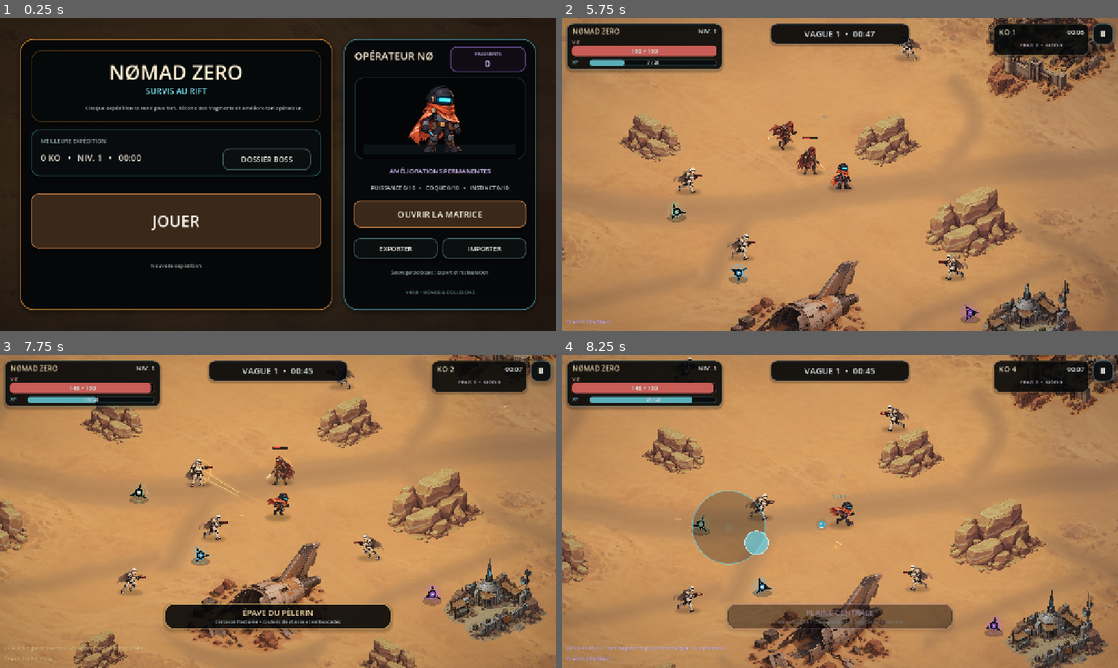
Above: before the commit, frames 1-4 (two rows, left to right).
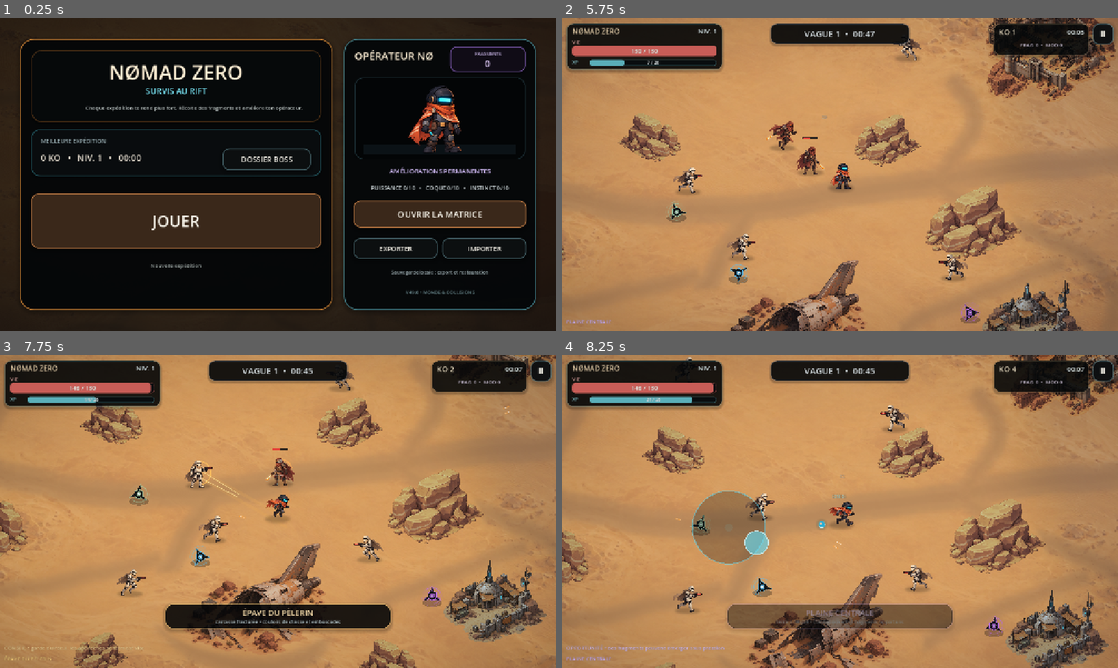
Above: after the commit, the same moments.

Repository: Zorvax-Dev/Nomad-Zero-Dev
Game: Godot game, scene res://Main.tscn
Same seed, same stepped clock (60 frames per second), same inputs: the game is played once before the commit and once after it.
Inputs (mouse positions are in pixels of both pictures, inside the frame that each line leads up to):
- Up to frame 1 (0.25 s): no input
- Up to frame 2 (5.75 s): click "JOUER" at 0.5 s; move the mouse to (962, 158) at 1.27 s; hold D (move_right) 1.28-2 s; tap Q at 1.35, 2.85, 4.35 s; click (962, 158) at 1.42 s; drag from (728, 190) to (812, 237) at 2.02 s; move the mouse to (895, 105) at 2.77 s; hold D (move_right) 2.78-3.5 s; drag from (812, 237) to (673, 127) at 3.52 s; move the mouse to (1006, 221) at 4.27 s; hold A (move_left) 4.28-5 s; drag from (673, 127) to (756, 96) at 5.02 s
- Up to frame 3 (7.75 s): move the mouse to (305, 511) at 5.77 s; hold S (move_down) 5.78-6.5 s; tap Q at 5.85, 7.35 s; click (305, 511) at 5.92 s; drag from (194, 433) to (166, 527) at 6.52 s; move the mouse to (400, 495) at 7.27 s; hold W (move_up) from 7.28 s (still down)
- Up to frame 4 (8.25 s): release W (move_up) at 8 s; drag from (728, 527) to (812, 574) at 8.02 s

Frames 1-2 are identical in both runs. In frame 3, 7.2% of the frame differs, in the area x 0-100%, y 0-100%; in frame 4, nothing differs.

Commit message:
Rebuild: bind RefineryNorthEast sprite and blocking volumes

Diff:
--- a/scripts/world.gd
+++ b/scripts/world.gd
@@ -43,7 +43,11 @@
 		{"offset": Vector2(-150.0, -35.0), "radius": Vector2(92.0, 110.0)},
 		{"offset": Vector2(110.0, -32.0), "radius": Vector2(120.0, 92.0)},
 	])
-	_add_decor("RefineryNorthEast", REFINERY_TEXTURE, Vector2(2520.0, 520.0), 0.465352, true)
+	_add_blocking_decor("RefineryNorthEast", REFINERY_TEXTURE, Vector2(2520.0, 520.0), 0.465352, true, [
+		{"offset": Vector2(5.0, 35.0), "radius": Vector2(265.0, 170.0)},
+		{"offset": Vector2(-195.0, 20.0), "radius": Vector2(95.0, 90.0)},
+		{"offset": Vector2(160.0, -50.0), "radius": Vector2(120.0, 115.0)},
+	])
 	_add_decor("WreckSouth", WRECK_TEXTURE, Vector2(1620.0, 1485.0), 0.538828, false)
 	_add_decor("OutpostSouthEast", OUTPOST_TEXTURE, Vector2(2460.0, 1480.0), 0.37, true)
 	_add_decor("RockWest", ROCK_TEXTURE, Vector2(650.0, 1205.0), 0.52, false)
@@ -130,10 +134,7 @@
 func _build_blockers() -> void:
 	_blockers.clear()
 	# North-west camp : collisions désormais attachées directement au sprite.
-	# North-east refinery
-	_add_ellipse(Vector2(2525.0, 555.0), Vector2(265.0, 170.0))
-	_add_ellipse(Vector2(2325.0, 540.0), Vector2(95.0, 90.0))
-	_add_ellipse(Vector2(2680.0, 470.0), Vector2(120.0, 115.0))
+	# North-east refinery : collisions attachées au sprite.
 	# South wreck and debris
 	_add_ellipse(Vector2(1600.0, 1510.0), Vector2(295.0, 128.0))
 	_add_ellipse(Vector2(1760.0, 1365.0), Vector2(110.0, 105.0))
